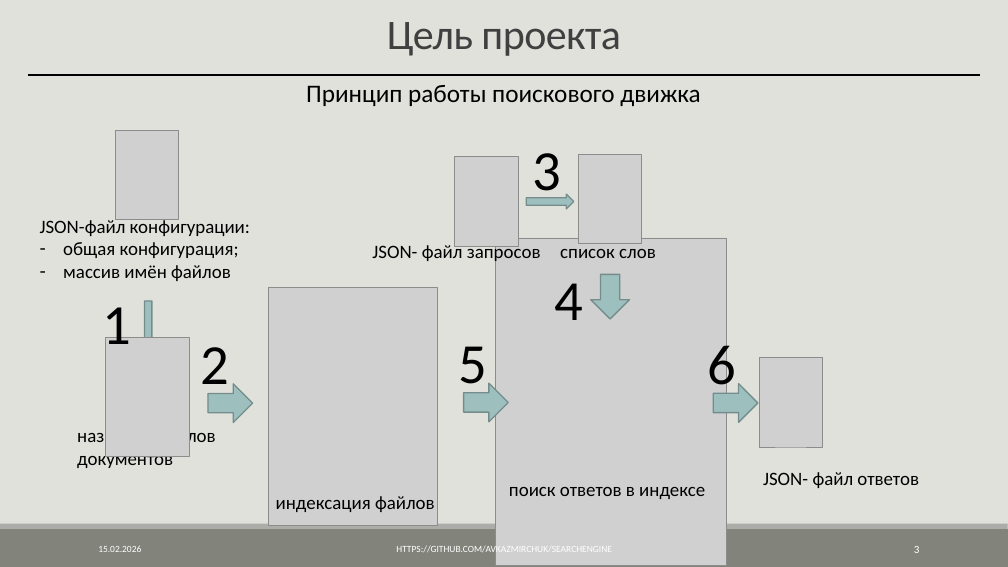
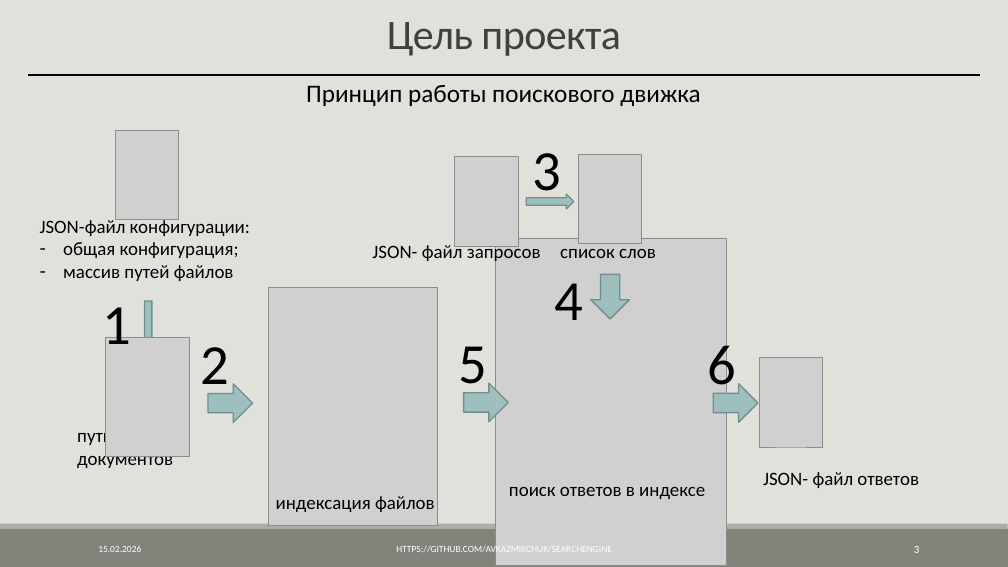
Before and after one commit to AVKazmirchuk/SearchEngine, a slide deck: slide 3 of presentation/защита.pptx. Drawn at 1008x567 pixels with LibreOffice and Linux fonts; fonts in the diff are those of the drawing; grey boxes stand for pictures. Boxes give left, top, right and bottom in pixels: in the first picture for what was removed or moved away, otherwise in the second. Text is boxed around its words. In the diff, an @@ line names an element or a change of style, - is before the commit and + after.

```diff
--- a/presentation/защита.pptx
+++ b/presentation/защита.pptx
@@ text at [63, 265, 234, 281]: text changed @@
-– массив имён файлов
+– массив путей файлов
@@ text at [77, 427, 173, 468]: text changed @@
-названия файлов документов
+пути файлов документов
```
Also in this commit, not shown: 7 other slides changed, 1 slide removed, 1 other file.
